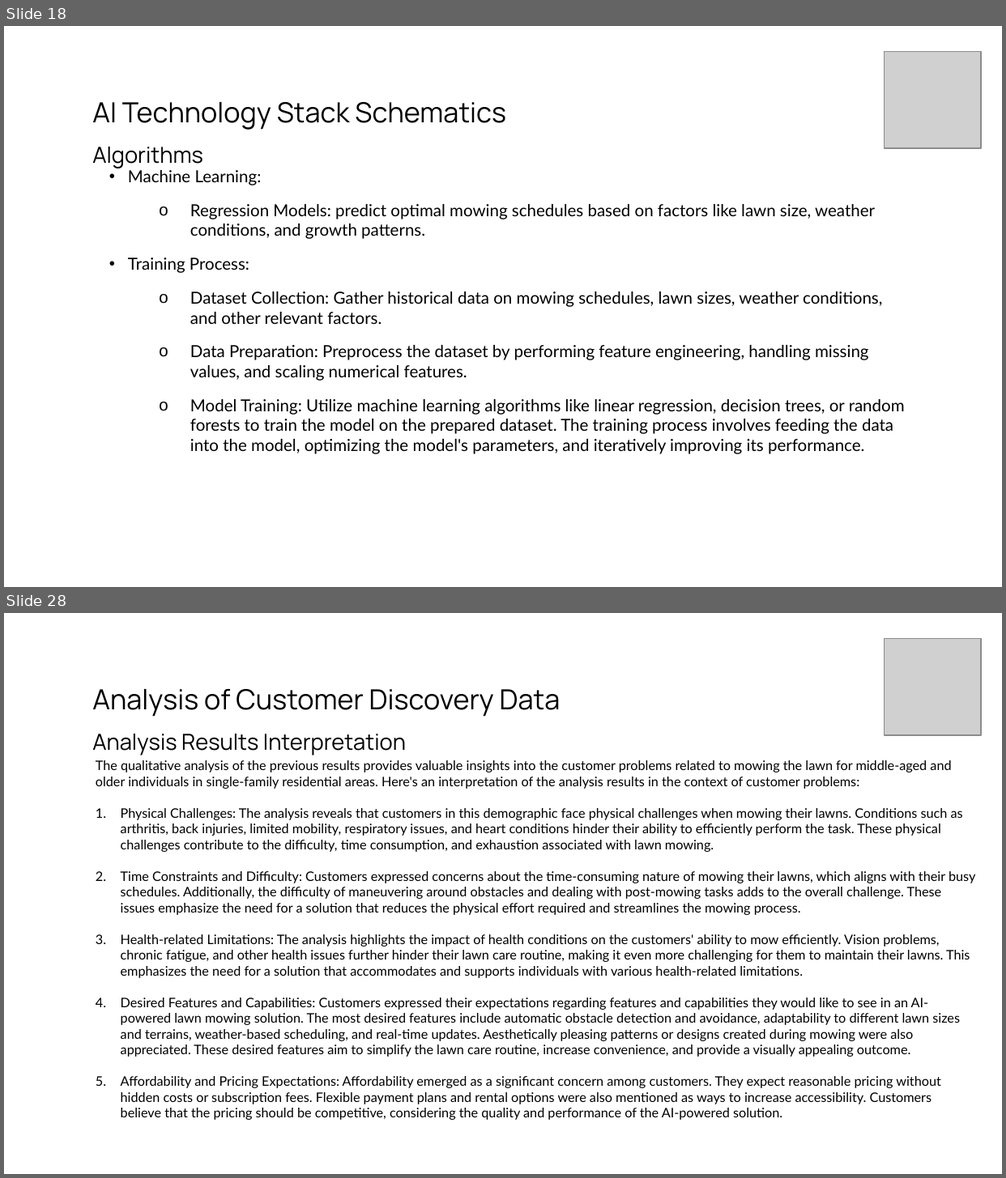
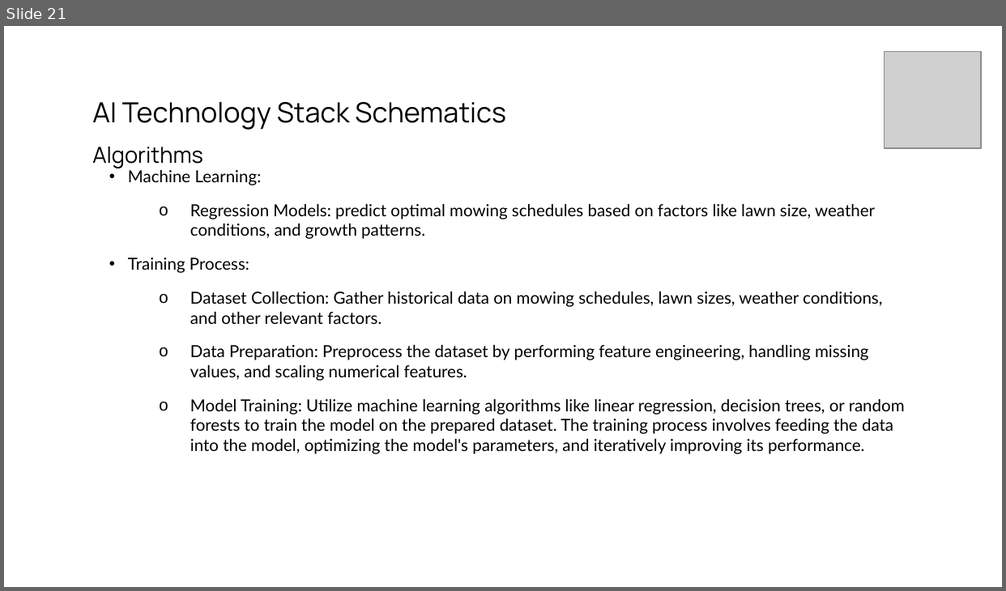
Before and after one commit to gasserahmed/VT-MIT, a slide deck: MGT5824-Tech-based Entrepreneurship/Assignments/Milestone #2 - Venture Solution Prototype & Social Affordances/gasser18-milestone2_prototype_and_social_affordances_slides.pptx. Shown one above the other, each under a label of ours: slides 18 and 28 before the commit, slide 21 after it; the slides between them are not shown. The pictures are 1006x1178 and 1006x591 pixels, drawn with LibreOffice and Linux fonts; fonts in the diff are those of the drawing; grey boxes stand for pictures. Boxes give left, top, right and bottom in pixels: in the first picture for what was removed or moved away, otherwise in the second. Text is boxed around its words. In the diff, an @@ line names an element or a change of style, - is before the commit and + after.

```diff
--- a/MGT5824-Tech-based Entrepreneurship/Assignments/Milestone #2 - Venture Solution Prototype & Social Affordances/gasser18-milestone2_prototype_and_social_affordances_slides.pptx
+++ b/MGT5824-Tech-based Entrepreneurship/Assignments/Milestone #2 - Venture Solution Prototype & Social Affordances/gasser18-milestone2_prototype_and_social_affordances_slides.pptx
@@ slide 28 removed at box(4, 613, 1002, 1174), background #FFFFFF @@
@@ picture removed at box(884, 639, 981, 736) @@
@@ title removed at box(92, 689, 560, 756) @@
-Analysis of Customer Discovery Data
-Analysis Results Interpretation
@@ text removed at box(96, 760, 975, 1120) @@
-The qualitative analysis of the previous results provides valuable insights into the customer problems related to mowing the lawn for middle-aged and older individuals in single-family residential areas. Here's an interpretation of the analysis results in the context of customer problems:
-1. Physical Challenges: The analysis reveals that customers in this demographic face physical challenges when mowing their lawns. Conditions such as arthritis, back injuries, limited mobility, respiratory issues, and heart conditions hinder their ability to efficiently perform the task. These physical challenges contribute to the difficulty, time consumption, and exhaustion associated with lawn mowing.
-2. Time Constraints and Difficulty: Customers expressed concerns about the time-consuming nature of mowing their lawns, which aligns with their busy schedules. Additionally, the difficulty of maneuvering around obstacles and dealing with post-mowing tasks adds to the overall challenge. These issues emphasize the need for a solution that reduces the physical effort required and streamlines the mowing process.
-3. Health-related Limitations: The analysis highlights the impact of health conditions on the customers' ability to mow efficiently. Vision problems, chronic fatigue, and other health issues further hinder their lawn care routine, making it even more challenging for them to maintain their lawns. This emphasizes the need for a solution that accommodates and supports individuals with various health-related limitations.
-4. Desired Features and Capabilities: Customers expressed their expectations regarding features and capabilities they would like to see in an AI-powered lawn mowing solution. The most desired features include automatic obstacle detection and avoidance, adaptability to different lawn sizes and terrains, weather-based scheduling, and real-time updates. Aesthetically pleasing patterns or designs created during mowing were also appreciated. These desired features aim to simplify the lawn care routine, increase convenience, and provide a visually appealing outcome.
-5. Affordability and Pricing Expectations: Affordability emerged as a significant concern among customers. They expect reasonable pricing without hidden costs or subscription fees. Flexible payment plans and rental options were also mentioned as ways to increase accessibility. Customers believe that the pricing should be competitive, considering the quality and performance of the AI-powered solution.
@@ what was slide 18 is now slide 21 @@
```
Also in this commit, not shown: 3 slides changed, 4 slides added, 10 other slides removed, 4 other files.
